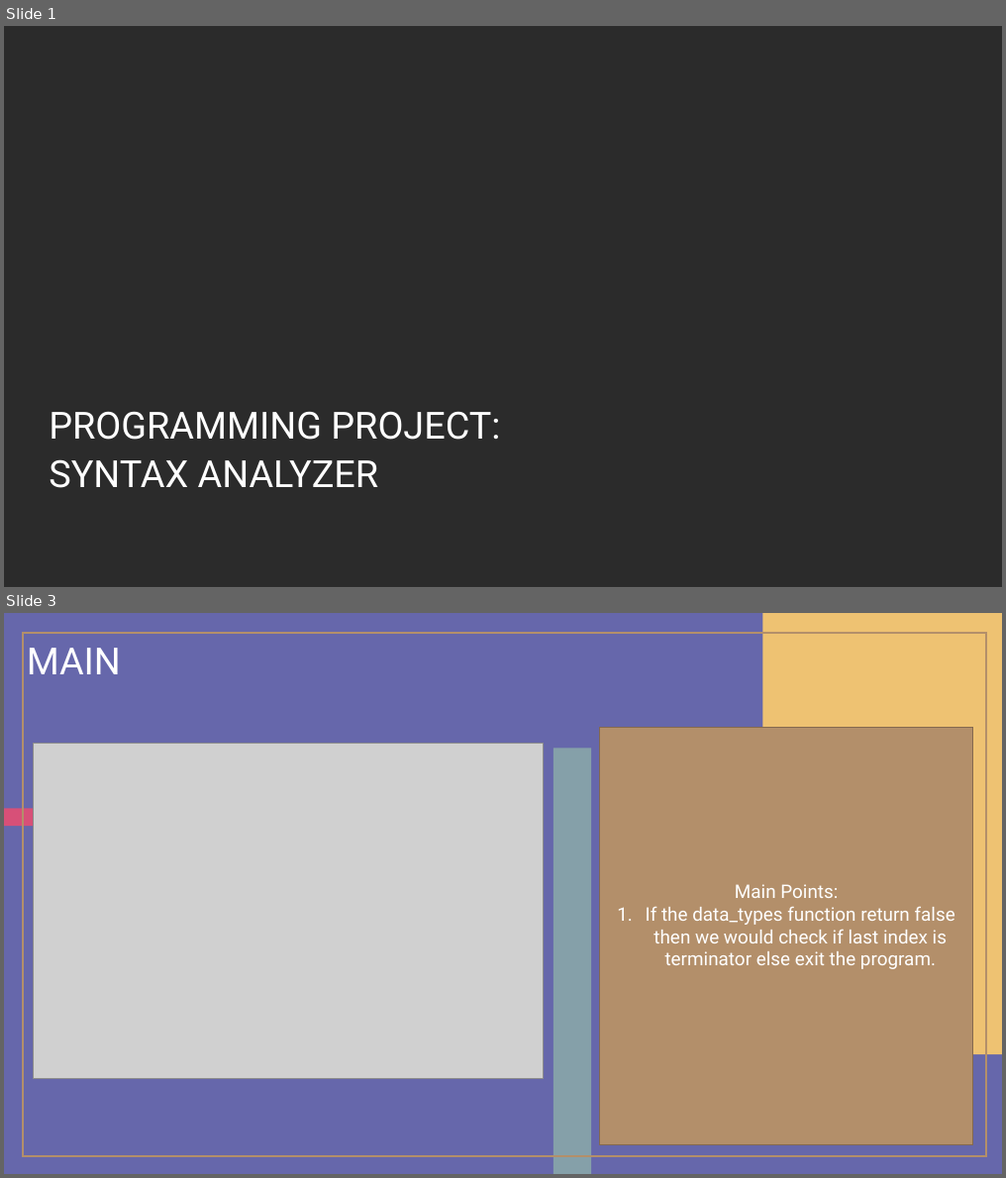
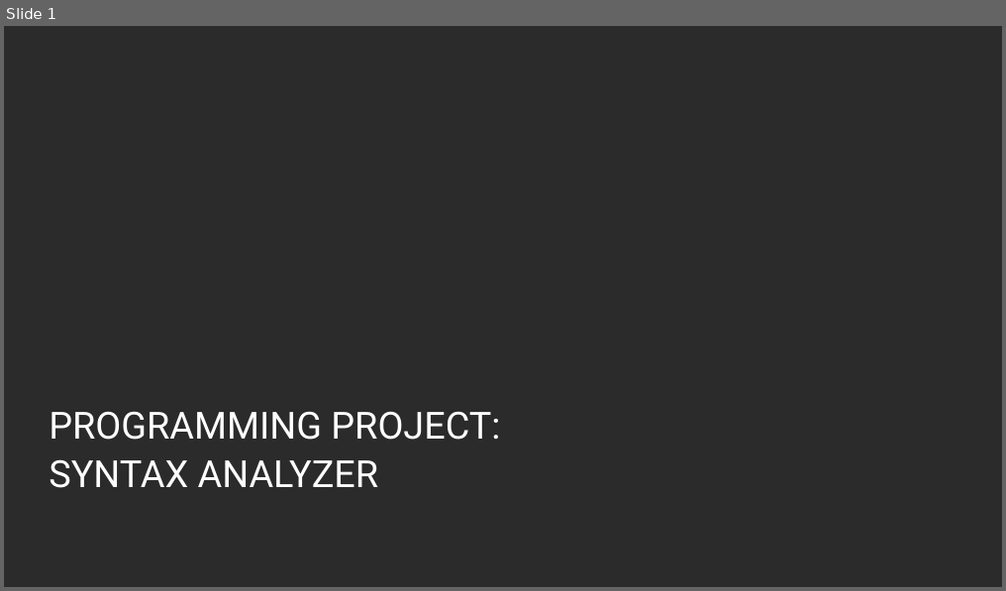
Before and after one commit to cristoph143/Programming-Languages, a slide deck: Programming Project.pptx. Shown one above the other, each under a label of ours: slides 1 and 3 before the commit, slide 1 after it; the slides between them are not shown. The pictures are 1006x1178 and 1006x591 pixels, drawn with LibreOffice and Linux fonts; fonts in the diff are those of the drawing; grey boxes stand for pictures; background and template pictures are left out; a plain dark background stands for a picture behind light text. Boxes give left, top, right and bottom in pixels: in the first picture for what was removed or moved away, otherwise in the second. Text is boxed around its words. In the diff, an @@ line names an element or a change of style, - is before the commit and + after.

```diff
--- a/Programming Project.pptx
+++ b/Programming Project.pptx
@@ slide 3 removed at box(4, 613, 1002, 1174), background #6667AB @@
@@ rectangle removed at box(23, 633, 987, 1157) @@
@@ rectangle removed at box(763, 613, 1002, 1055) @@
@@ title removed at box(27, 648, 121, 674) @@
-MAIN
@@ rectangle removed at box(600, 727, 973, 1146) @@
-Main Points:
-1. If the data_types function return false then we would check if last index is terminator else exit the program.
@@ picture removed at box(33, 744, 543, 1078) @@
@@ rectangle removed at box(553, 749, 591, 1174) @@
@@ rectangle removed at box(4, 808, 450, 827) @@
```
Also in this commit, not shown: 1 slide changed, 18 slides added, 1 other slide removed, 1 other file.
